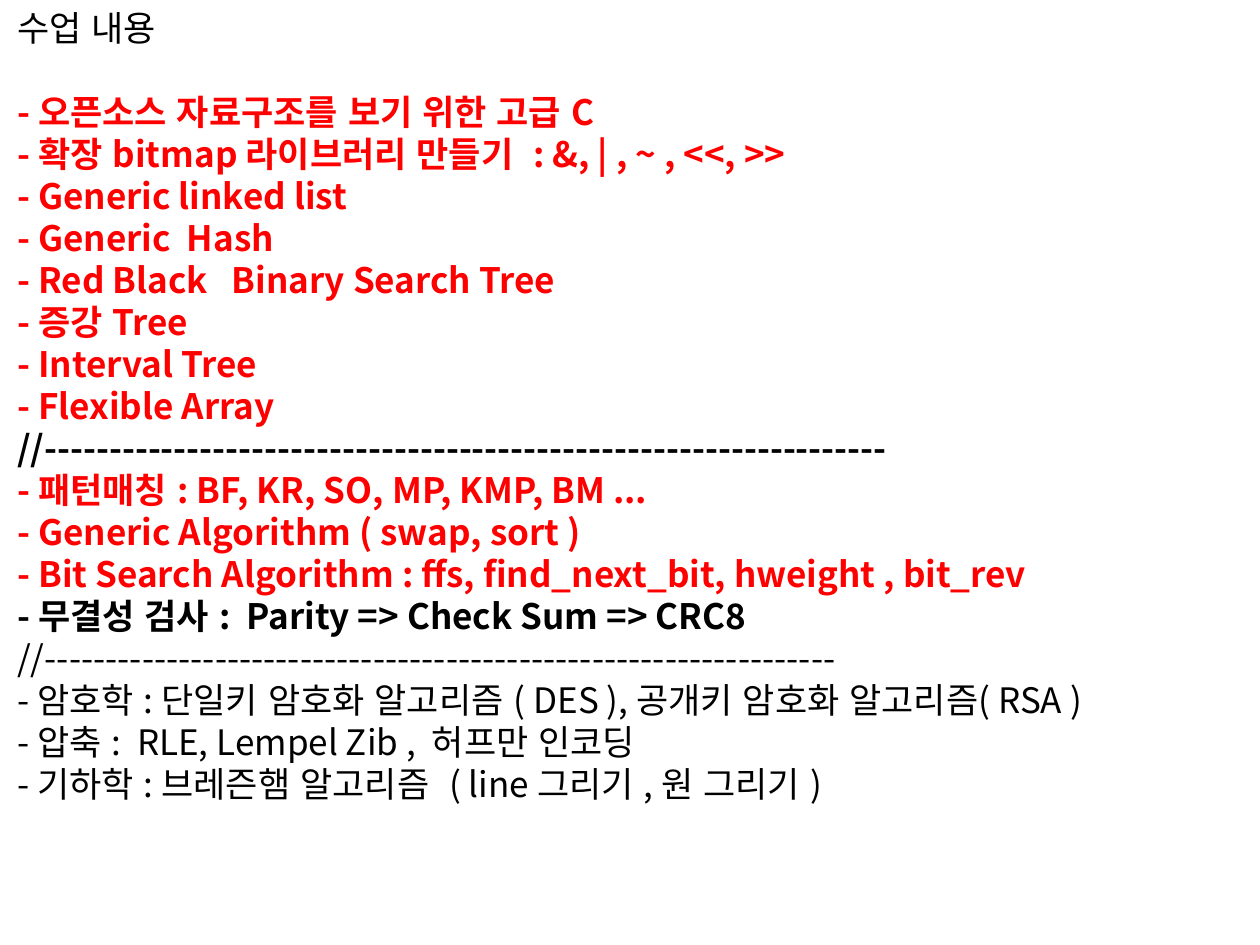
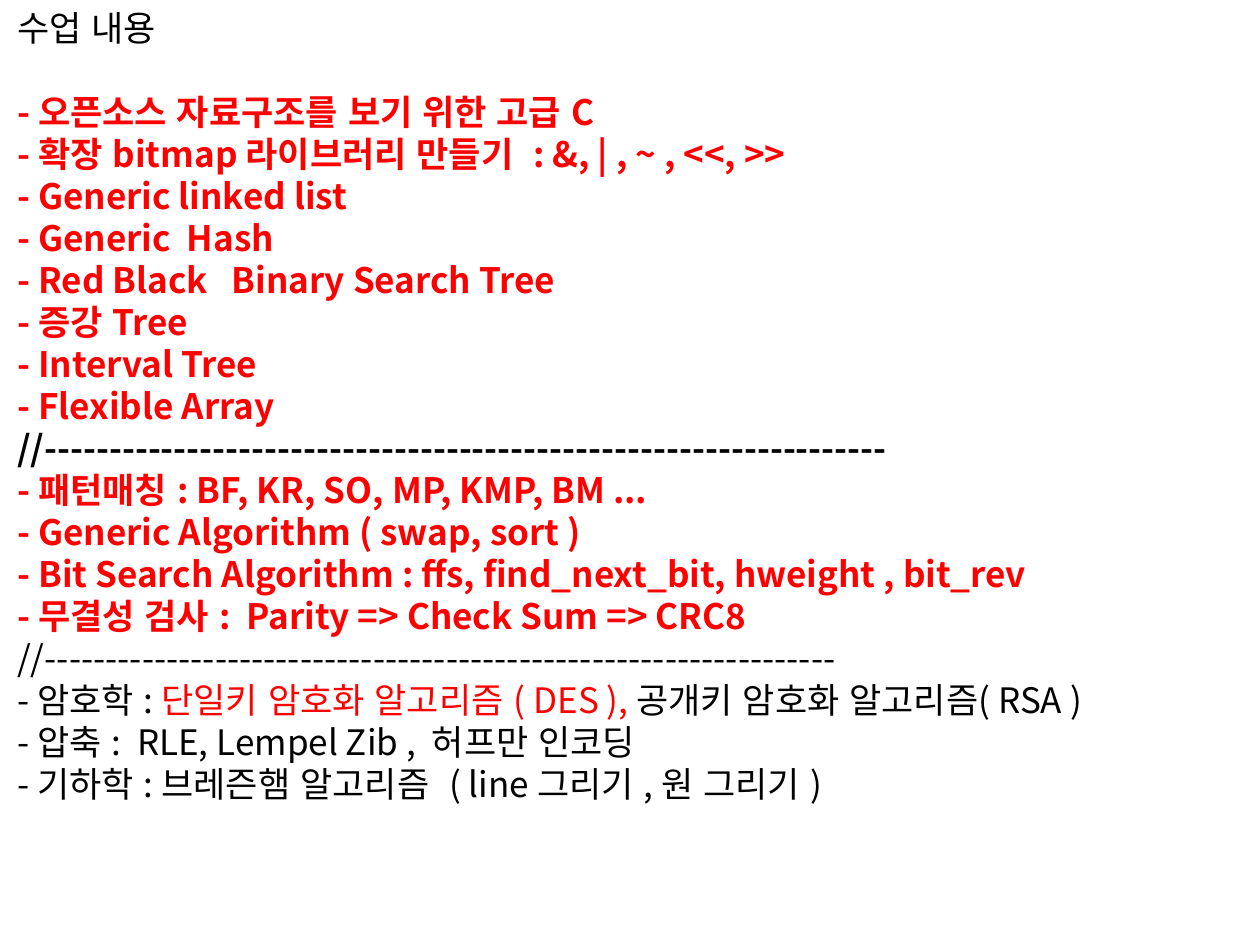
Before and after one commit to chisun-joung/osdsalgo_c, a slide deck: slide 2 of 05_day.pptx. Drawn at 1260x945 pixels with LibreOffice and Linux fonts; fonts in the diff are those of the drawing. Boxes give left, top, right and bottom in pixels: in the first picture for what was removed or moved away, otherwise in the second. Text is boxed around its words. In the diff, an @@ line names an element or a change of style, - is before the commit and + after.

```diff
--- a/05_day.pptx
+++ b/05_day.pptx
@@ text at (37,594,1062,720): text colour #000000 to #FF0000 in "- 무결성 검사 : Parity => Check ...", "단일키 암호화 알고리즘 ( DES )," @@
```
Also in this commit, not shown: 2 slides added, 4 other files.
